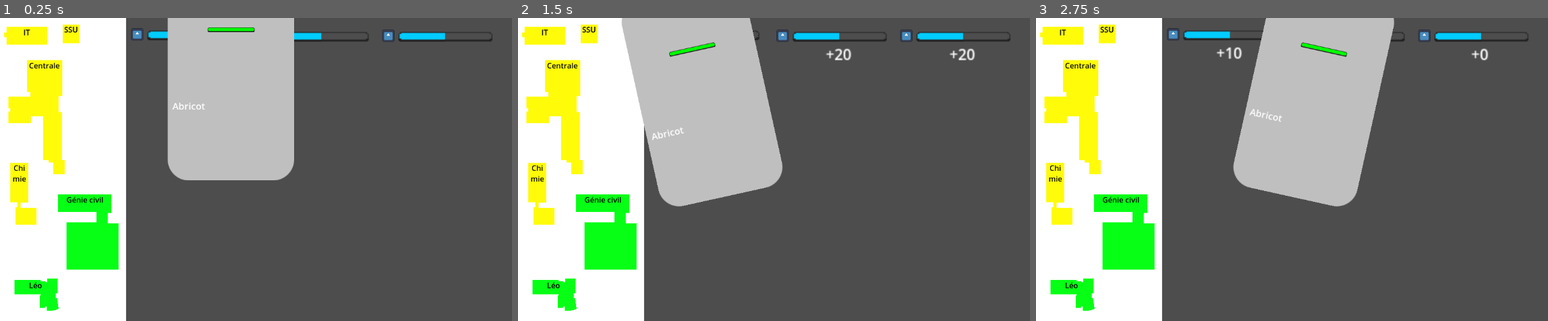
Above: before the commit, frames 1-3 (left to right).
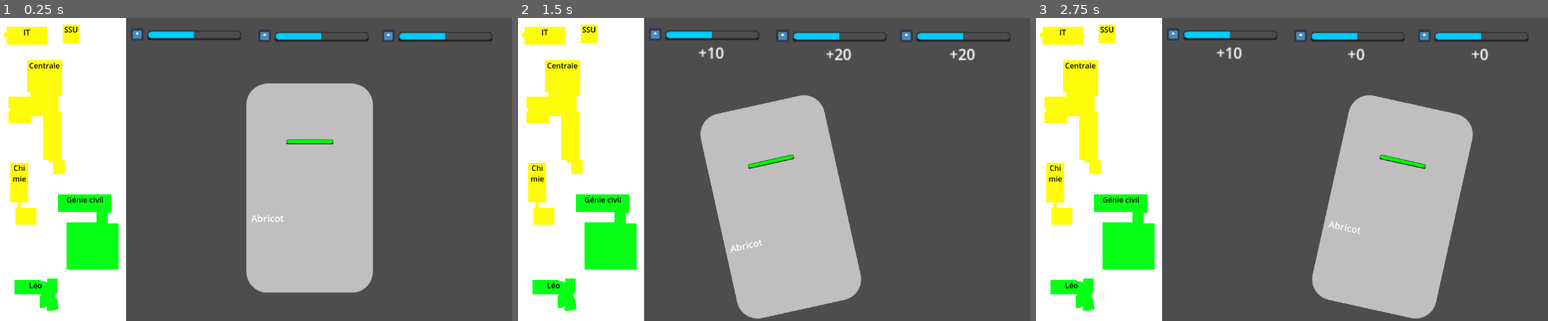
Above: after the commit, the same moments.

Repository: Spidermatou/The-Schu-Man
Game: Godot game, scene res://scenes/manager/manager.tscn
Same seed, same stepped clock (60 frames per second), same inputs: the game is played once before the commit and once after it. The engine's default icon, where the game draws it, is replaced by a stand-in: a white triangle on a blue panel in a dark square.
Inputs:
- Up to frame 1 (0.25 s): no input
- Up to frame 2 (1.5 s): tap Enter at 0.5 s; hold Right 0.53-1.28 s; tap Space at 1.25 s; hold Left from 1.28 s (still down)
- Up to frame 3 (2.75 s): tap Enter at 2 s; release Left at 2.03 s; hold Right from 2.03 s (still down)

The runs differ from the first frame. In frame 1, 24% of the frame differs, in the area x 32-73%, y 0-91%; in frame 2, 24%; in frame 3, 28%, in the area x 38-86%, y 0-100%.

Commit message:
fix card position

Diff:
--- a/The Schu-Man/scenes/manager/manager.gd
+++ b/The Schu-Man/scenes/manager/manager.gd
@@ -119,8 +119,9 @@
 	_internGauge.showVariation()
 	_centralGauge.showVariation()
 
-	var renovationLeft = card["effectLeft"]["renovation"]
-	var buildingLeft = card["effectLeft"]["building"]
+	# renovation
+	if ( str(card["effectLeft"]["building"]) != ""):
+		_renovationEffectRight.text = str(card["effectLeft"]["building"]) + " : " + str(card["effectLeft"]["renovation"])
 
 
 func _on_card_peak_to_right():
--- a/The Schu-Man/scenes/manager/manager.tscn
+++ b/The Schu-Man/scenes/manager/manager.tscn
@@ -49,7 +49,7 @@
 iconTexture = ExtResource("3_33dhc")
 
 [node name="Card" parent="." instance=ExtResource("5_mfpgq")]
-position = Vector2(-24, -200)
+position = Vector2(144, 40)
 
 [node name="RenovationEffectLeft" type="Label" parent="."]
 offset_left = -200.0
